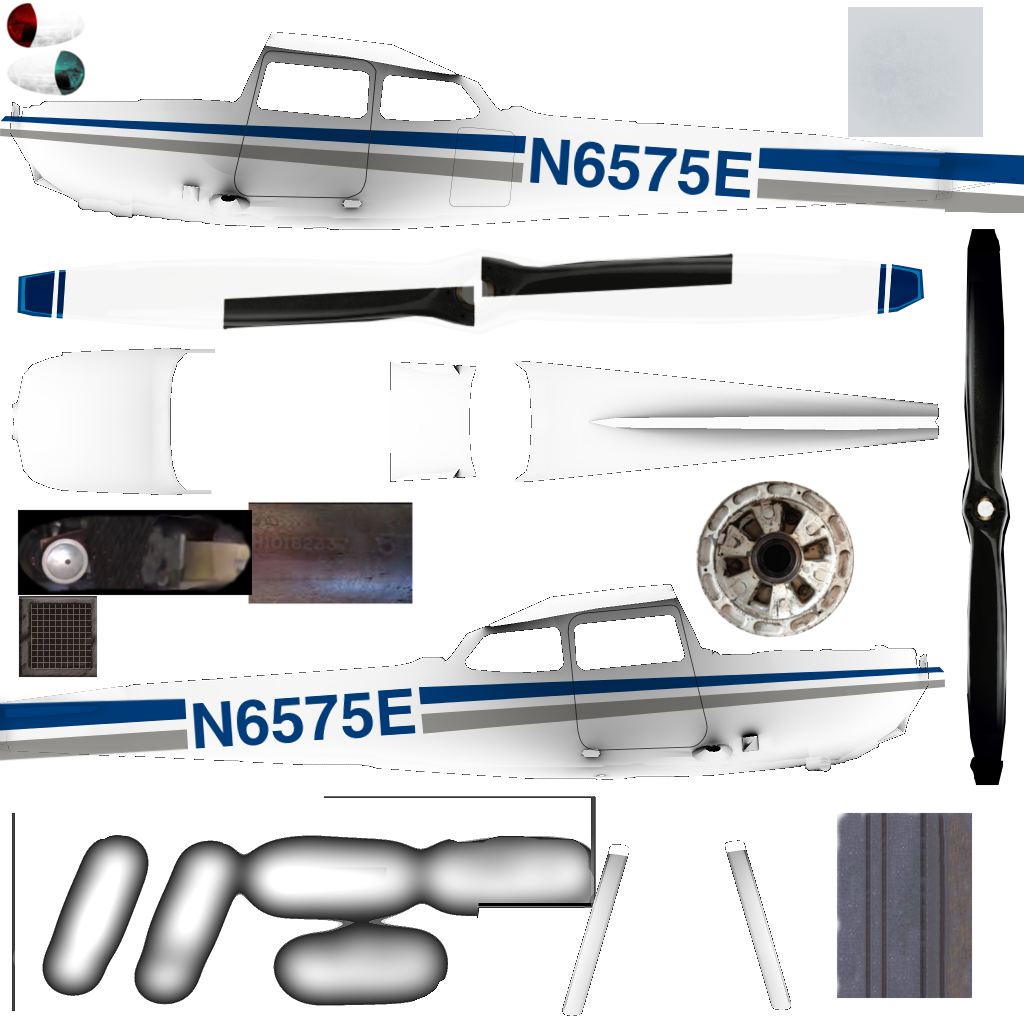
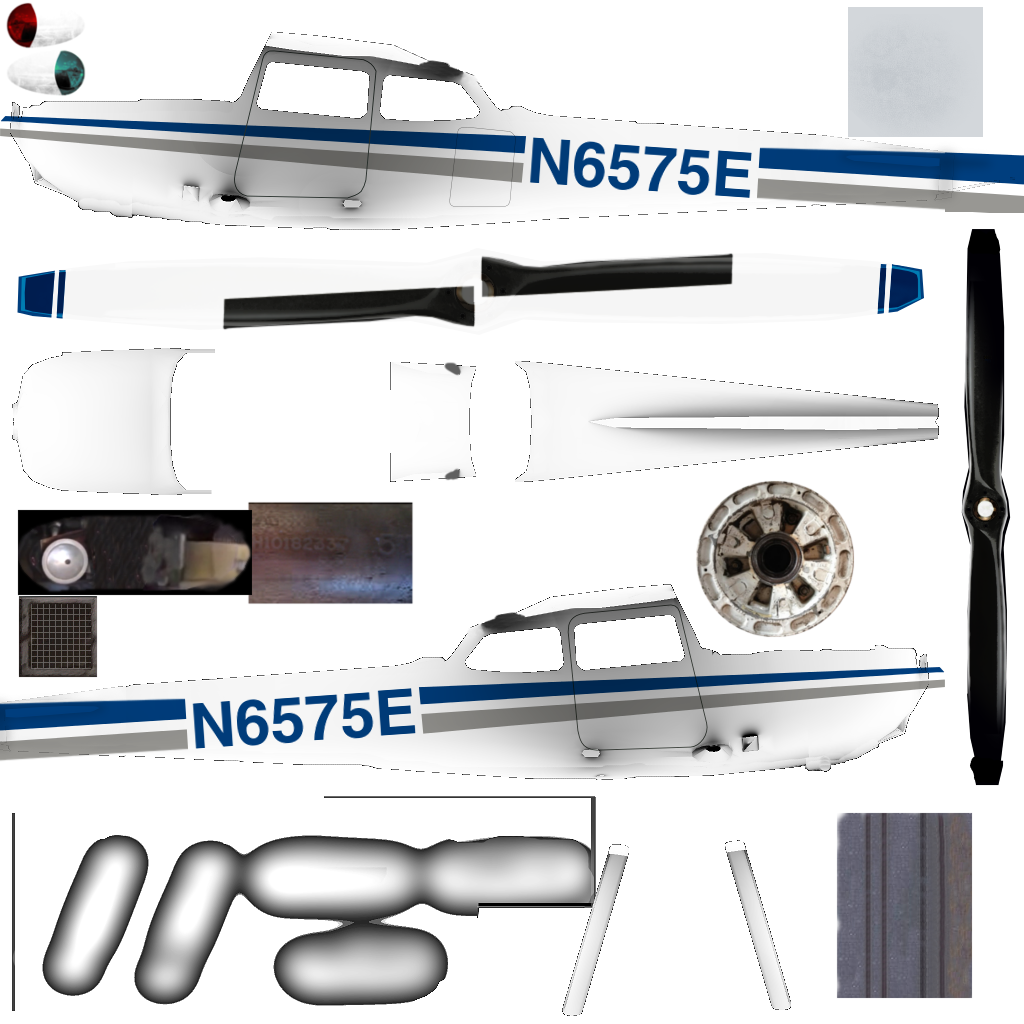
Layer changes from the first (1024, 1024) image to the second:
added layer "Clipboard #4" above "Clipboard" over [332, 42, 613, 637]
hid "Clipboard" over [332, 42, 613, 637]
